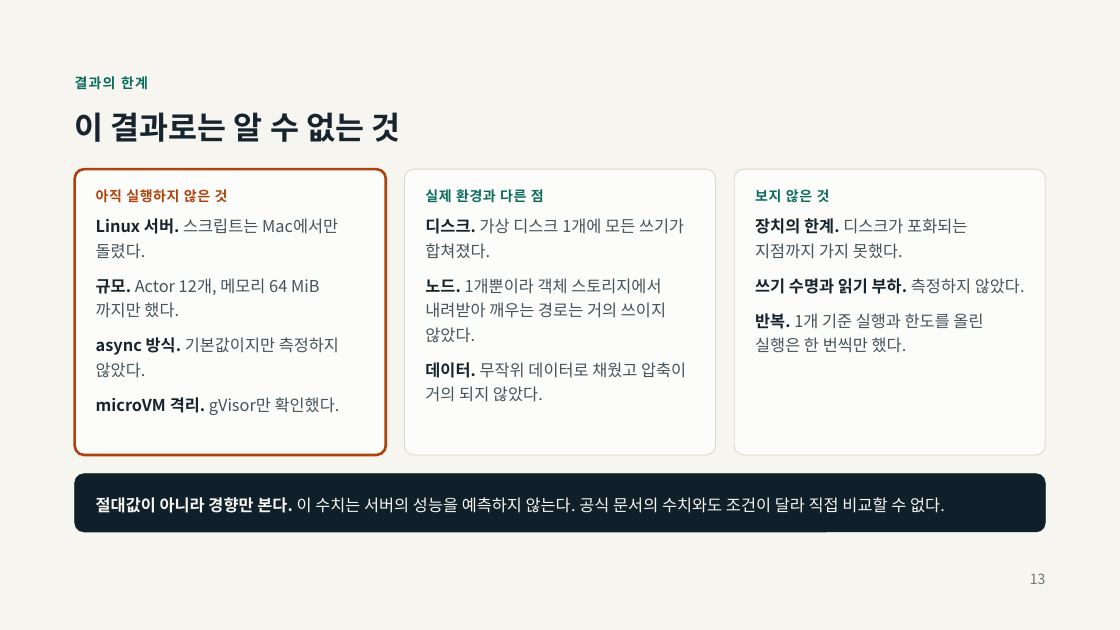
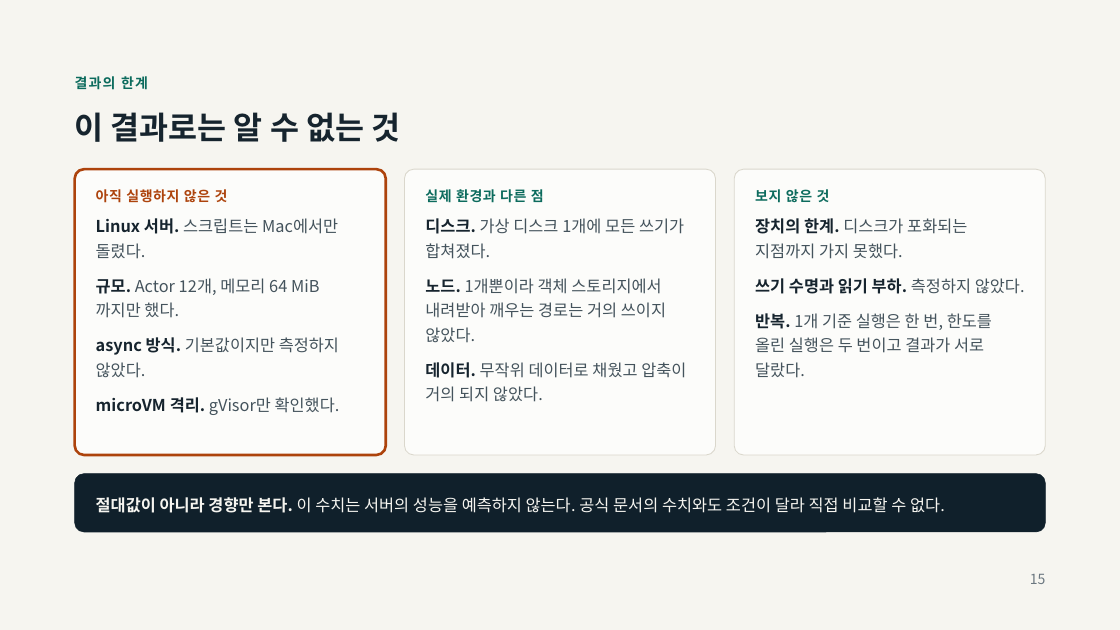
Before and after one commit to taejin-oh/agent-suspend-bench, a slide deck: slide 15 of docs/presentation/agent-substrate-suspend-bench.pptx (slide 13 before the commit). Drawn at 1120x630 pixels with LibreOffice and Linux fonts; fonts in the diff are those of the drawing. Boxes give left, top, right and bottom in pixels: in the first picture for what was removed or moved away, otherwise in the second. Text is boxed around its words. In the diff, an @@ line names an element or a change of style, - is before the commit and + after.

```diff
--- a/docs/presentation/agent-substrate-suspend-bench.pptx
+++ b/docs/presentation/agent-substrate-suspend-bench.pptx
@@ text at (755,313,992,378): text changed @@
-반복. 1개 기준 실행과 한도를 올린 실행은 한 번씩만 했다.
+반복. 1개 기준 실행은 한 번, 한도를 올린 실행은 두 번이고 결과가 서로 달랐다.
@@ page number at (1030,574,1046,584): text changed @@
-13
+15
```
Also in this commit, not shown: 3 other slides changed, 2 slides added, 30 other files.
